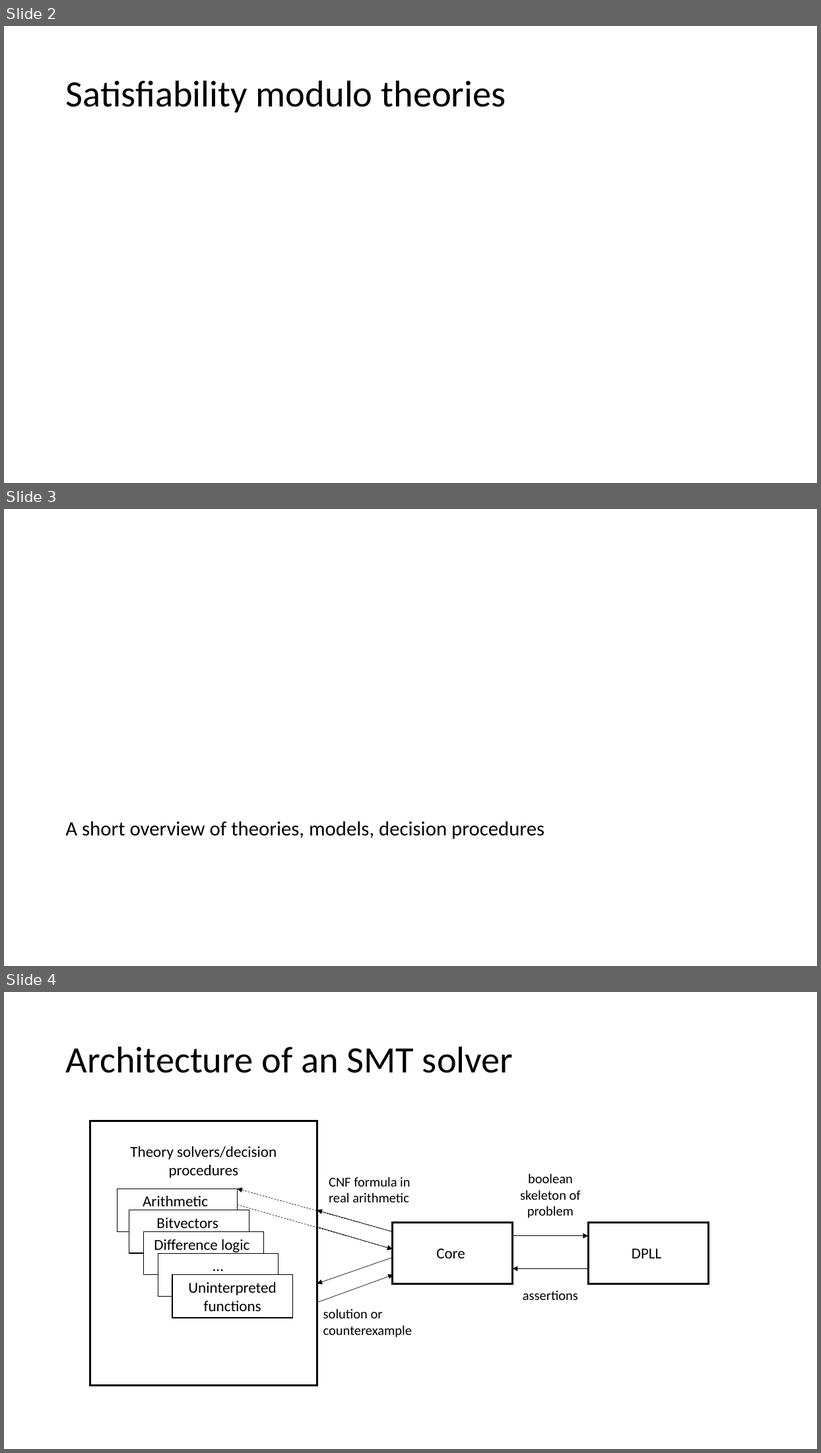
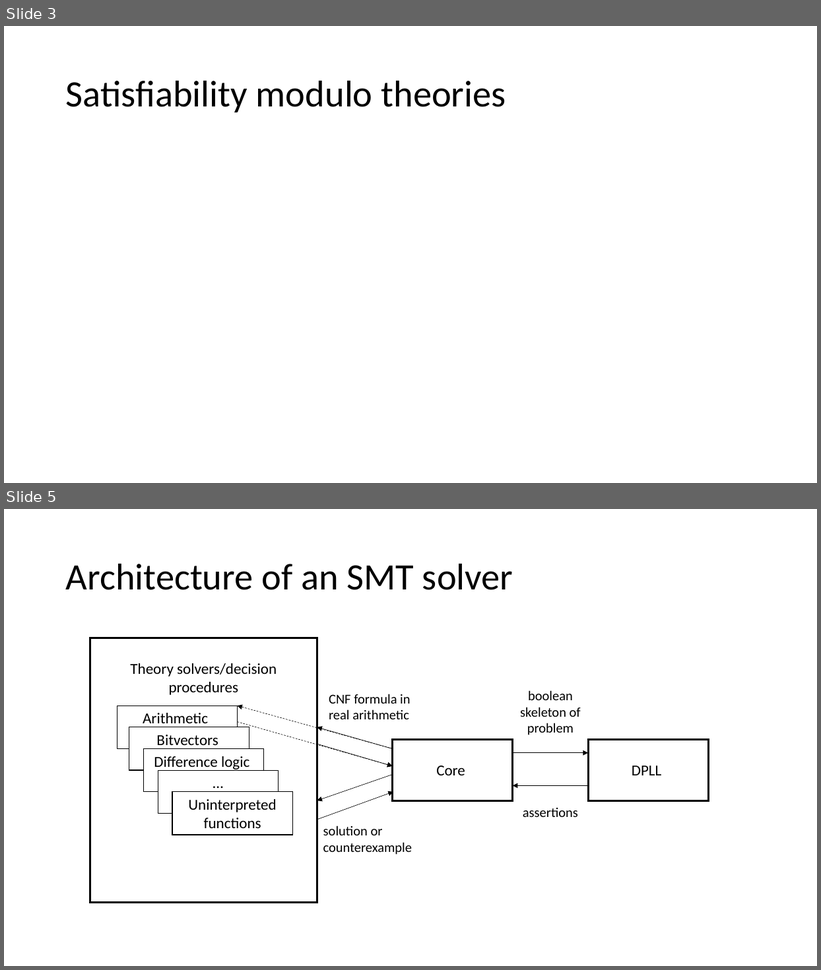
Before and after one commit to sayanmitracode/cpsbooksite, a slide deck: Slides/2025/L5_smt.pptx. Shown one above the other, each under a label of ours: slides 2, 3 and 4 before the commit, slides 3 and 5 after it; the slides between them are not shown. The pictures are 821x1453 and 821x970 pixels, drawn with LibreOffice and Linux fonts; fonts in the diff are those of the drawing; grey boxes stand for pictures. Boxes give left, top, right and bottom in pixels: in the first picture for what was removed or moved away, otherwise in the second. Text is boxed around its words. In the diff, an @@ line names an element or a change of style, - is before the commit and + after.

```diff
--- a/Slides/2025/L5_smt.pptx
+++ b/Slides/2025/L5_smt.pptx
@@ slide 3 removed at [4,509,817,966], background #FFFFFF @@
@@ text removed at [65,821,545,839] @@
-A short overview of theories, models, decision procedures
@@ what was slide 2 is now slide 3 @@
@@ what was slide 4 is now slide 5 @@
```
Also in this commit, not shown: 1 slide changed, 5 slides added, 2 other slides removed, 1 other file.
